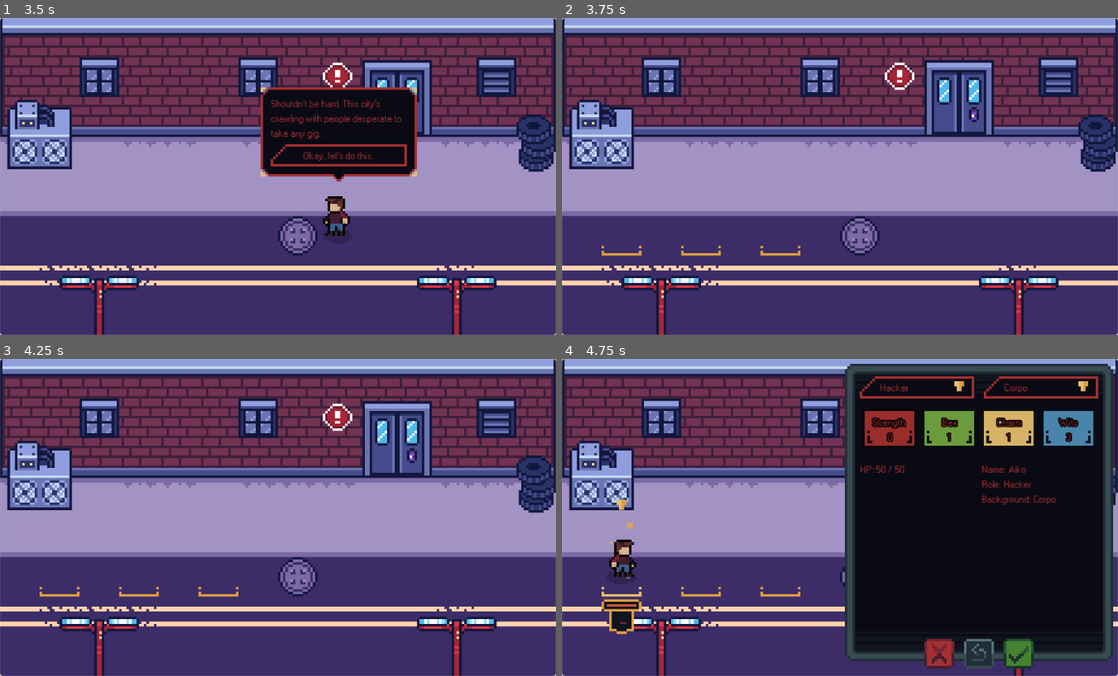
Above: before the commit, frames 1-4 (two rows, left to right).
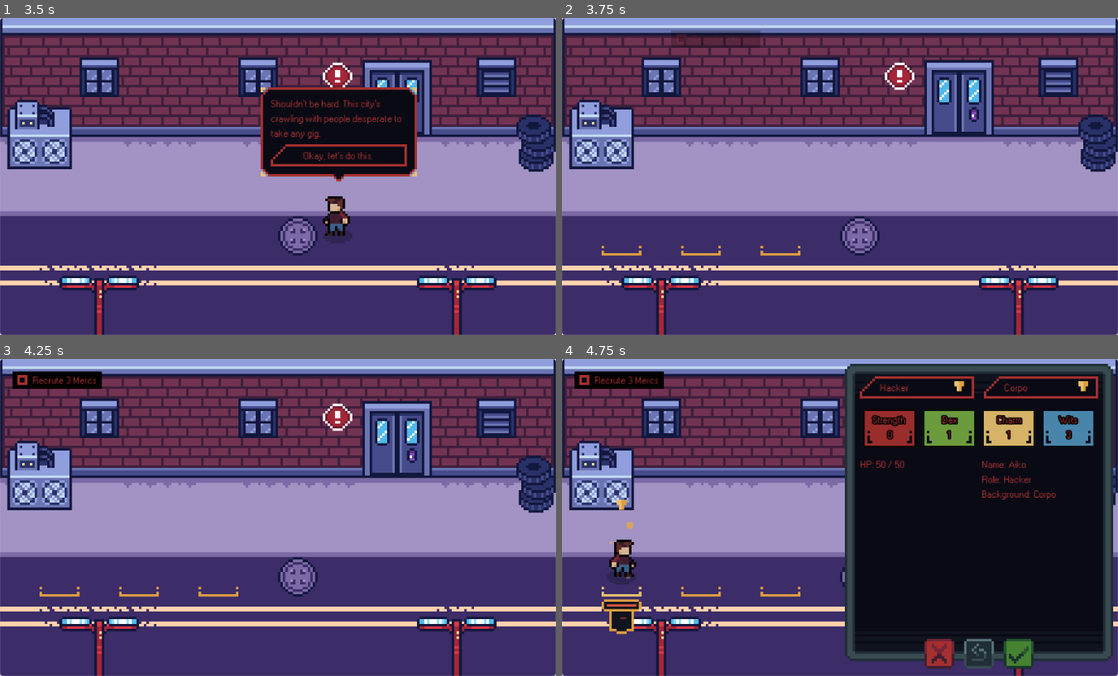
Above: after the commit, the same moments.

Repository: Paraldos/AdventureGame
Game: Godot game, scene res://title_screen/title_screen.tscn
Two runs of this game, one before a commit and one after it. Both use one fixed random seed, a clock stepped at 60 frames per second and the inputs below.
Inputs (mouse positions are in pixels of both pictures, inside the frame that each line leads up to):
- Up to frame 1 (3.5 s): click "Start" at 0.5 s; move the mouse to (400, 160) at 1.27 s; click (278, 176) at 2 s; tap Enter at 2.75 s; move the mouse to (166, 192) at 2.77 s
- Up to frame 2 (3.75 s): click "Okay, let's do this." at 3.5 s
- Up to frame 3 (4.25 s): no input
- Up to frame 4 (4.75 s): click (623, 552) at 4.27 s

Frame 1 is identical in both runs. In frame 2, 0.3% of the frame differs, in the area x 19-36%, y 3-9%; in frame 3, 0.9%; in frame 4, 2.4%, in the area x 2-93%, y 3-84%.

Commit message:
basic setup for quests

Diff:
--- a/assets/theme/main_theme.tres
+++ b/assets/theme/main_theme.tres
@@ -46,9 +46,6 @@
 texture_margin_right = 8.0
 texture_margin_bottom = 8.0
 
-[sub_resource type="StyleBoxEmpty" id="StyleBoxEmpty_b85mk"]
-content_margin_top = 2.0
-
 [sub_resource type="StyleBoxTexture" id="StyleBoxTexture_tjmdt"]
 content_margin_top = 5.0
 content_margin_bottom = 5.0
@@ -82,7 +79,6 @@
 Button/styles/pressed = SubResource("StyleBoxTexture_ryqvi")
 Label/colors/font_color = Color(0.64705884, 0.1882353, 0.1882353, 1)
 Label/constants/line_spacing = 1
-Label/styles/normal = SubResource("StyleBoxEmpty_b85mk")
 OptionButton/colors/font_color = Color(0.64705884, 0.1882353, 0.1882353, 1)
 OptionButton/icons/arrow = ExtResource("4_b85mk")
 PanelContainer/styles/panel = SubResource("StyleBoxTexture_tjmdt")
--- a/dialog_manager/dialog_manager.gd
+++ b/dialog_manager/dialog_manager.gd
@@ -36,10 +36,12 @@
 
 func next_step( dialog ):
 	current_bubble.queue_free()
+	if dialog.open_quest:
+		QuestManager.open_quest(dialog.open_quest)
+	if dialog.start_recruting:
+		start_recurting()
 	if dialog.target_id:
 		start_dialog(dialog.target_id)
-	elif dialog.start_recruting:
-		start_recurting()
 	else:
 		end_dialog()
 
--- a/dialog_manager/dialog_manager.tscn
+++ b/dialog_manager/dialog_manager.tscn
@@ -9,6 +9,7 @@
 script = ExtResource("4_m5bya")
 text = "Okay, let's do this."
 start_recruting = true
+open_quest = "Recruite3Mercs"
 metadata/_custom_type_script = "uid://c4papynmlhc0q"
 
 [node name="DialogManager" type="CanvasLayer"]
--- a/dialog_manager/resources/dialog.gd
+++ b/dialog_manager/resources/dialog.gd
@@ -10,6 +10,7 @@
 @export var options : Array[DialogOption]
 @export var target_id : String
 @export var start_recruting = false
+@export var open_quest : String
 
 @export_group("Speaker")
 @export var speaker : Speakers
--- a/dialog_manager/resources/dialog_option.gd
+++ b/dialog_manager/resources/dialog_option.gd
@@ -4,3 +4,4 @@
 @export var text : String
 @export var target_id : String
 @export var start_recruting = false
+@export var open_quest : String
--- a/locations/template/slot.tscn
+++ b/locations/template/slot.tscn
@@ -50,7 +50,6 @@
 
 [node name="Slot" type="Marker2D"]
 script = ExtResource("1_8jju3")
-index = null
 
 [node name="Pointer" type="Sprite2D" parent="."]
 unique_name_in_owner = true
--- a/quest_manager/quest.gd
+++ b/quest_manager/quest.gd
@@ -1,4 +1,31 @@
-extends Node
+extends PanelContainer
 class_name Quest
 
+@onready var quest_open: TextureRect = %QuestOpen
+@onready var quest_done: TextureRect = %QuestDone
+@onready var label: Label = %Label
+@onready var animation_player: AnimationPlayer = %AnimationPlayer
+
 @export var title = ""
+@export var recruite_mercs = false
+@export var required_amount = 0
+
+var open = false
+
+func _ready() -> void:
+	visible = false
+	quest_done.visible = false
+	label.text = title
+
+func open_quest():
+	visible = true
+	quest_open.visible = true
+	animation_player.play('fade_in')
+	GameData.open_quests.append(name)
+
+func solve_quest():
+	visible = false
+	GameData.closed_quests.append(name)
+
+func quit_quest():
+	pass
--- /dev/null
+++ b/quest_manager/quest.tscn
@@ -0,0 +1,112 @@
+[gd_scene load_steps=9 format=3 uid="uid://c3jxe1spmbdue"]
+
+[ext_resource type="Theme" uid="uid://dxbr2pe0xoeby" path="res://assets/theme/main_theme.tres" id="1_dyxh5"]
+[ext_resource type="Script" uid="uid://ksbh6b7mexum" path="res://quest_manager/quest.gd" id="1_oum3a"]
+[ext_resource type="Texture2D" uid="uid://cx01f8x2c1kae" path="res://assets/img/ui/radio_btn1.png" id="3_87q1c"]
+[ext_resource type="Texture2D" uid="uid://cqy25ag8328ki" path="res://assets/img/ui/radio_btn2.png" id="4_g1w7t"]
+
+[sub_resource type="StyleBoxFlat" id="StyleBoxFlat_7aowd"]
+content_margin_left = 2.0
+content_margin_top = 1.0
+content_margin_right = 2.0
+content_margin_bottom = 1.0
+bg_color = Color(0, 0, 0, 1)
+
+[sub_resource type="Animation" id="Animation_87q1c"]
+resource_name = "fade_in"
+length = 0.5
+tracks/0/type = "value"
+tracks/0/imported = false
+tracks/0/enabled = true
+tracks/0/path = NodePath(".:position")
+tracks/0/interp = 1
+tracks/0/loop_wrap = true
+tracks/0/keys = {
+"times": PackedFloat32Array(0, 0.5),
+"transitions": PackedFloat32Array(-2, -2),
+"update": 0,
+"values": [Vector2(50, 0), Vector2(0, 0)]
+}
+tracks/1/type = "value"
+tracks/1/imported = false
+tracks/1/enabled = true
+tracks/1/path = NodePath(".:modulate")
+tracks/1/interp = 1
+tracks/1/loop_wrap = true
+tracks/1/keys = {
+"times": PackedFloat32Array(0, 0.5),
+"transitions": PackedFloat32Array(-2, -2),
+"update": 0,
+"values": [Color(1, 1, 1, 0), Color(1, 1, 1, 1)]
+}
+
+[sub_resource type="Animation" id="Animation_g1w7t"]
+length = 0.001
+tracks/0/type = "value"
+tracks/0/imported = false
+tracks/0/enabled = true
+tracks/0/path = NodePath(".:position")
+tracks/0/interp = 1
+tracks/0/loop_wrap = true
+tracks/0/keys = {
+"times": PackedFloat32Array(0),
+"transitions": PackedFloat32Array(1),
+"update": 0,
+"values": [Vector2(0, 0)]
+}
+tracks/1/type = "value"
+tracks/1/imported = false
+tracks/1/enabled = true
+tracks/1/path = NodePath(".:modulate")
+tracks/1/interp = 1
+tracks/1/loop_wrap = true
+tracks/1/keys = {
+"times": PackedFloat32Array(0),
+"transitions": PackedFloat32Array(1),
+"update": 0,
+"values": [Color(1, 1, 1, 1)]
+}
+
+[sub_resource type="AnimationLibrary" id="AnimationLibrary_g1w7t"]
+_data = {
+&"RESET": SubResource("Animation_g1w7t"),
+&"fade_in": SubResource("Animation_87q1c")
+}
+
+[node name="Quest" type="PanelContainer"]
+offset_right = 43.000023
+offset_bottom = 7.0
+mouse_filter = 2
+theme = ExtResource("1_dyxh5")
+theme_override_styles/panel = SubResource("StyleBoxFlat_7aowd")
+script = ExtResource("1_oum3a")
+
+[node name="HBoxContainer" type="HBoxContainer" parent="."]
+layout_mode = 2
+theme_override_constants/separation = 2
+
+[node name="QuestOpen" type="TextureRect" parent="HBoxContainer"]
+unique_name_in_owner = true
+layout_mode = 2
+mouse_filter = 2
+texture = ExtResource("3_87q1c")
+stretch_mode = 5
+
+[node name="QuestDone" type="TextureRect" parent="HBoxContainer"]
+unique_name_in_owner = true
+layout_mode = 2
+mouse_filter = 2
+texture = ExtResource("4_g1w7t")
+stretch_mode = 5
+
+[node name="Label" type="Label" parent="HBoxContainer"]
+unique_name_in_owner = true
+layout_mode = 2
+text = "This is a quest"
+vertical_alignment = 1
+
+[node name="AnimationPlayer" type="AnimationPlayer" parent="."]
+unique_name_in_owner = true
+libraries = {
+&"": SubResource("AnimationLibrary_g1w7t")
+}
--- a/quest_manager/quest_manager.gd
+++ b/quest_manager/quest_manager.gd
@@ -1,10 +1,15 @@
 extends CanvasLayer
 
-func add_quest():
-	pass
+@onready var list_of_quests: VBoxContainer = %ListOfQuests
 
-func remove_quest():
-	pass
+func open_quest(quest_id):
+	var quest = list_of_quests.get_node(quest_id)
+	quest.open_quest()
 
-func solve_quest():
-	pass
+func solve_quest(quest_id):
+	var quest = list_of_quests.get_node(quest_id)
+	quest.solve_quest()
+
+func quit_quest(quest_id):
+	var quest = list_of_quests.get_node(quest_id)
+	quest.quit_quest()
--- a/quest_manager/quest_manager.tscn
+++ b/quest_manager/quest_manager.tscn
@@ -1,6 +1,33 @@
-[gd_scene load_steps=2 format=3 uid="uid://gdcjx0d0suex"]
+[gd_scene load_steps=4 format=3 uid="uid://gdcjx0d0suex"]
 
 [ext_resource type="Script" uid="uid://dku7njhiqubft" path="res://quest_manager/quest_manager.gd" id="1_vcaq0"]
+[ext_resource type="Theme" uid="uid://dxbr2pe0xoeby" path="res://assets/theme/main_theme.tres" id="2_kr4k7"]
+[ext_resource type="PackedScene" uid="uid://c3jxe1spmbdue" path="res://quest_manager/quest.tscn" id="3_kr4k7"]
 
 [node name="QuestManager" type="CanvasLayer"]
 script = ExtResource("1_vcaq0")
+
+[node name="MarginContainer" type="MarginContainer" parent="."]
+anchors_preset = 15
+anchor_right = 1.0
+anchor_bottom = 1.0
+grow_horizontal = 2
+grow_vertical = 2
+mouse_filter = 2
+theme = ExtResource("2_kr4k7")
+theme_override_constants/margin_left = 5
+theme_override_constants/margin_top = 5
+theme_override_constants/margin_right = 5
+theme_override_constants/margin_bottom = 5
+
+[node name="ListOfQuests" type="VBoxContainer" parent="MarginContainer"]
+unique_name_in_owner = true
+layout_mode = 2
+size_flags_horizontal = 0
+size_flags_vertical = 0
+mouse_filter = 2
+theme_override_constants/separation = 1
+
+[node name="Recruite3Mercs" parent="MarginContainer/ListOfQuests" instance=ExtResource("3_kr4k7")]
+layout_mode = 2
+title = "Recrute 3 Mercs"
--- a/singeltons/game_data.gd
+++ b/singeltons/game_data.gd
@@ -4,10 +4,5 @@
 var actors : Array
 var selected_actor = 0
 var dialog_queue = []
-var slots = [
-	Slot.BTN_STATUS.ACTIVE,
-	Slot.BTN_STATUS.ACTIVE,
-	Slot.BTN_STATUS.ACTIVE,
-	Slot.BTN_STATUS.INVISIBLE,
-	Slot.BTN_STATUS.INVISIBLE,
-	Slot.BTN_STATUS.INVISIBLE ]
+var open_quests = []
+var closed_quests = []
--- a/title_screen/title_screen.gd
+++ b/title_screen/title_screen.gd
@@ -10,12 +10,3 @@
 	GameData.actors = []
 	GameData.actors.resize(7)
 	GameData.actors.fill(null)
-	# slots
-	GameData.slots = [
-		Slot.BTN_STATUS.ACTIVE,
-		Slot.BTN_STATUS.ACTIVE,
-		Slot.BTN_STATUS.ACTIVE,
-		Slot.BTN_STATUS.INVISIBLE,
-		Slot.BTN_STATUS.INVISIBLE,
-		Slot.BTN_STATUS.INVISIBLE
-	]
Not shown: 1 places in assets/theme/main_theme.tres that only renumber resources
